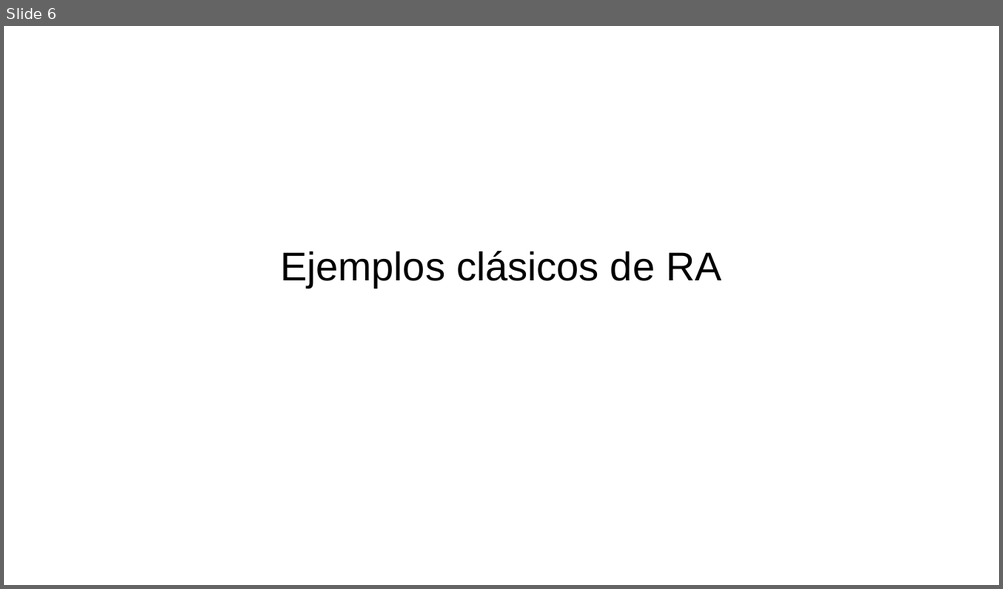
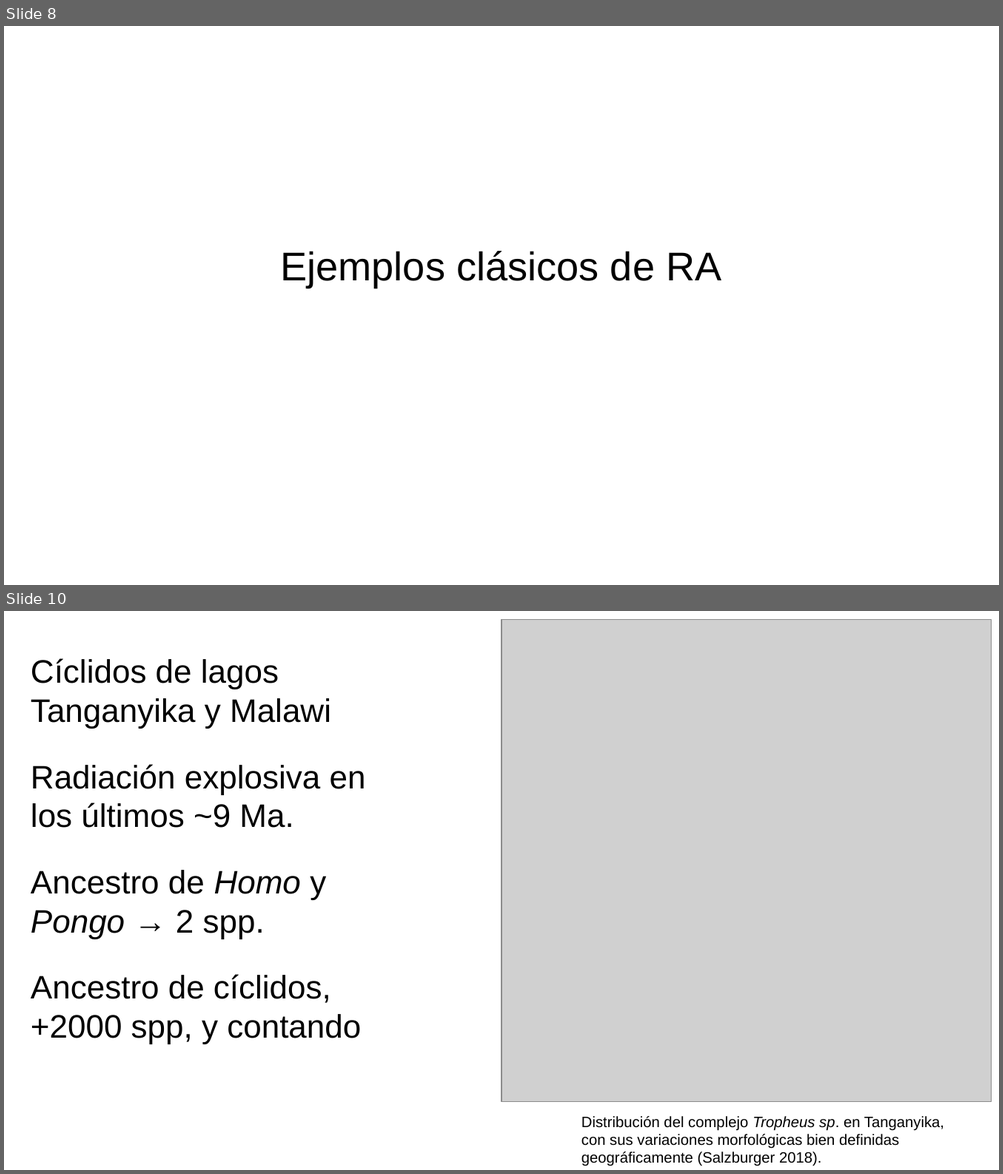
Before and after one commit to gerardommc/Biogeo-Macroecologia, a slide deck: Radiacion.odp. Shown one above the other, each under a label of ours: slide 6 before the commit, slides 8 and 10 after it; the slides between them are not shown. The pictures are 1003x589 and 1003x1174 pixels, drawn with LibreOffice and Linux fonts; fonts in the diff are those of the drawing; grey boxes stand for pictures. Boxes give left, top, right and bottom in pixels: in the first picture for what was removed or moved away, otherwise in the second. Text is boxed around its words. In the diff, an @@ line names an element or a change of style, - is before the commit and + after.

```diff
--- a/Radiacion.odp
+++ b/Radiacion.odp
@@ slide 10 added at (x1=4, y1=611, x2=999, y2=1170), background #FFFFFF @@
@@ picture added at (x1=501, y1=620, x2=991, y2=1103) @@
@@ text added at (x1=31, y1=658, x2=366, y2=1044), 26 pt, text #000000 @@
+Cíclidos de lagos Tanganyika y Malawi
+Radiación explosiva en los últimos ~9 Ma.
+Ancestro de Homo y Pongo → 2 spp.
+Ancestro de cíclidos, +2000 spp, y contando
@@ text added at (x1=581, y1=1116, x2=944, y2=1167), 12 pt, text #000000 @@
+Distribución del complejo Tropheus sp. en Tanganyika, con sus variaciones morfológicas bien definidas geográficamente (Salzburger 2018).
@@ what was slide 6 is now slide 8 @@
```
Also in this commit, not shown: 1 slide changed, 3 other slides added, 1 slide removed, 4 other files.
